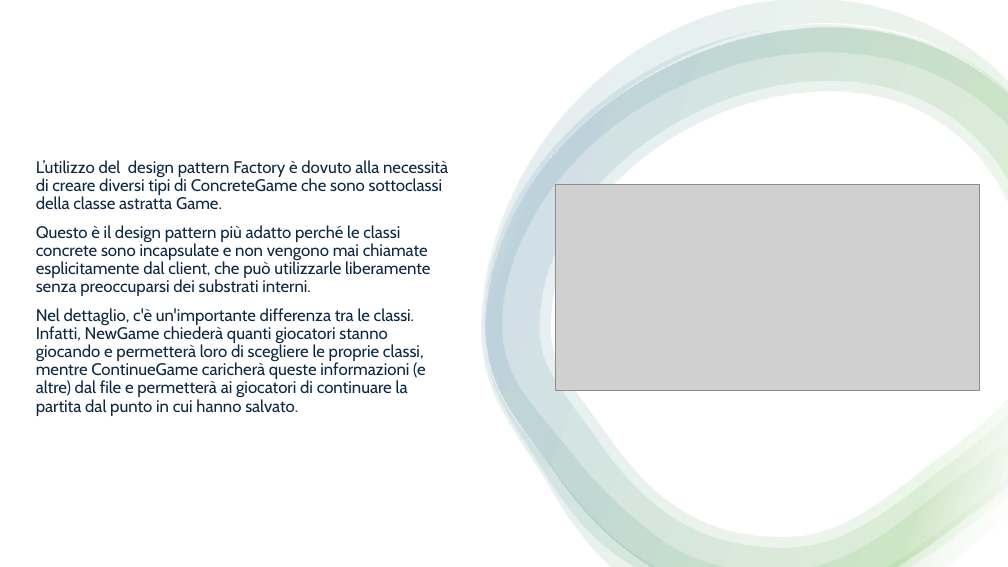
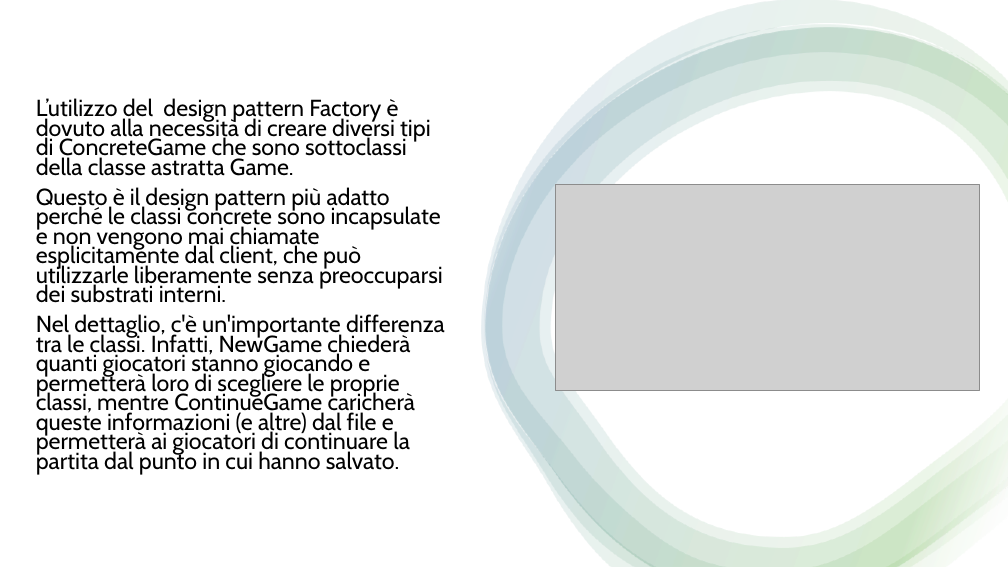
Before and after one commit to samMM-cs/iss-team2, a slide deck: slide 10 of Revisione1 .pptx. Drawn at 1008x567 pixels with LibreOffice and Linux fonts; fonts in the diff are those of the drawing; grey boxes stand for pictures. Boxes give left, top, right and bottom in pixels: in the first picture for what was removed or moved away, otherwise in the second. Text is boxed around its words. In the diff, an @@ line names an element or a change of style, - is before the commit and + after.

```diff
--- a/Revisione1 .pptx
+++ b/Revisione1 .pptx
@@ text "L’utilizzo del design pattern Factory ..." at (36,98,445,475): size 16 to 22.1 pt, text colour #0E2841 to #000000; line spacing 0.9 to 0.7; vertical alignment middle to top @@
```
Also in this commit, not shown: 5 other files.
